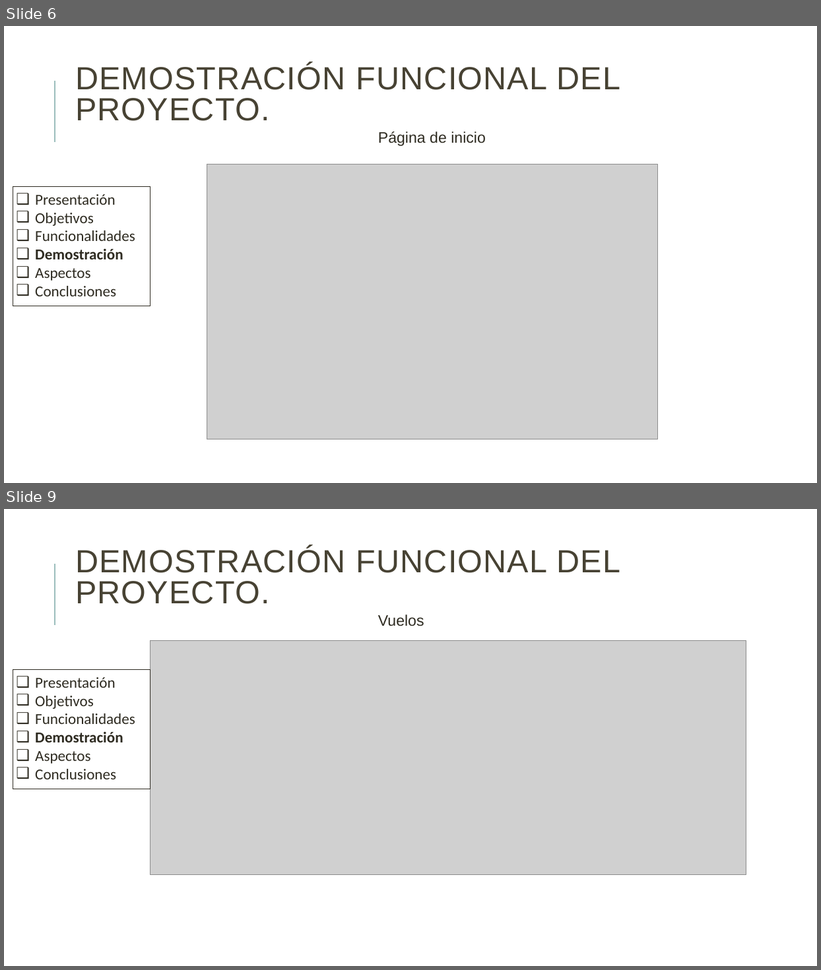
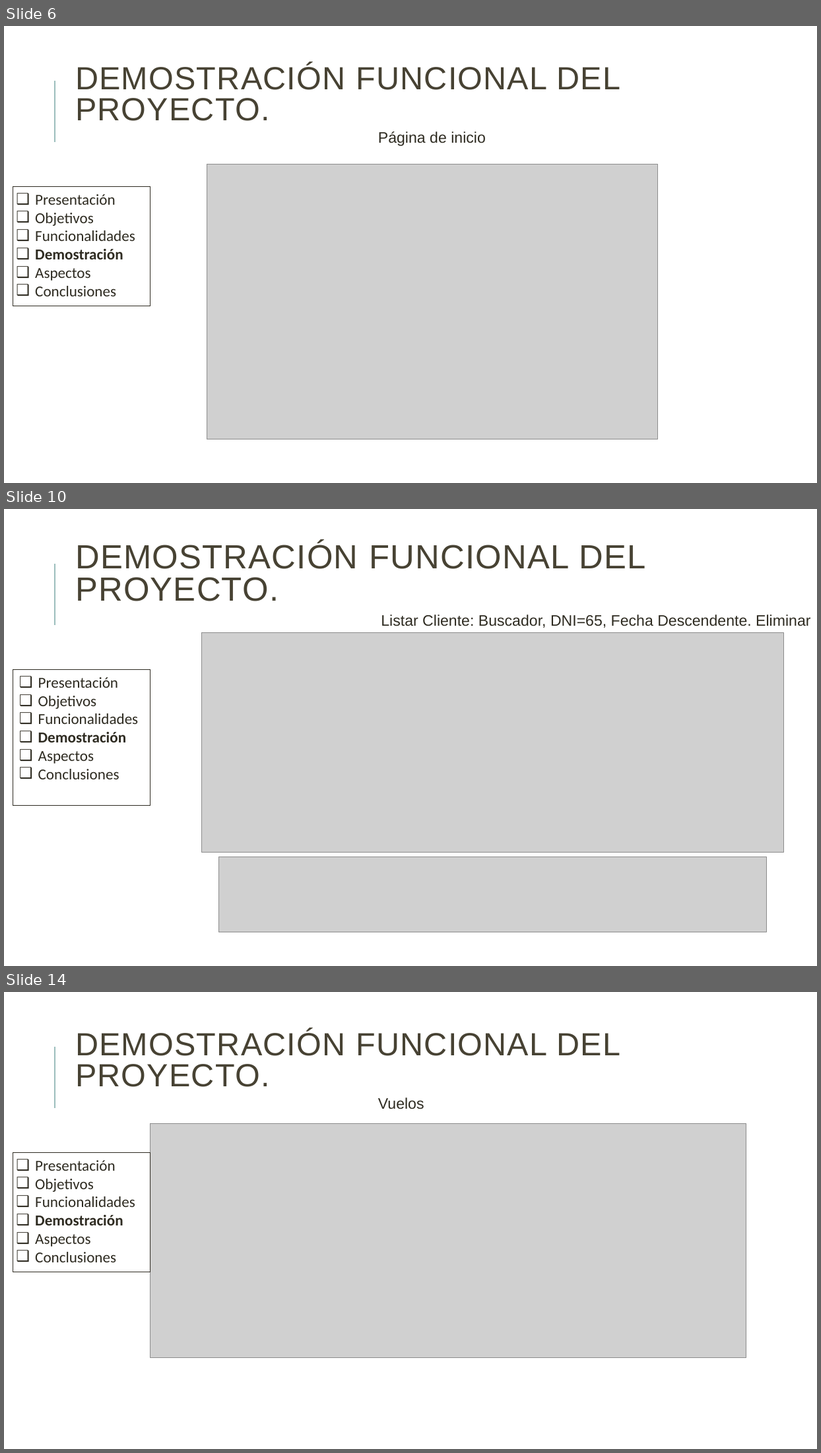
Before and after one commit to danielallhoff/M17-G4-AirDSS, a slide deck: AIRDSS.pptx. Shown one above the other, each under a label of ours: slides 6 and 9 before the commit, slides 6, 10 and 14 after it; the slides between them are not shown. The pictures are 821x970 and 821x1453 pixels, drawn with LibreOffice and Linux fonts; fonts in the diff are those of the drawing; grey boxes stand for pictures. Boxes give left, top, right and bottom in pixels: in the first picture for what was removed or moved away, otherwise in the second. Text is boxed around its words. In the diff, an @@ line names an element or a change of style, - is before the commit and + after.

Commit message:
Añadido cliente y aspectos

```diff
--- a/AIRDSS.pptx
+++ b/AIRDSS.pptx
@@ slide 10 added at <box>4,509,817,966</box>, background #FFFFFF; not listed: 1 template element that a slide beside it also shows @@
@@ title added at <box>75,542,646,601</box>, 39.6 pt, text #474233 @@
+DEMOSTRACIÓN FUNCIONAL DEL PROYECTO.
@@ text added at <box>381,615,811,628</box>, 18 pt, text #2E2B21 @@
+Listar Cliente: Buscador, DNI=65, Fecha Descendente. Eliminar
@@ picture added at <box>201,633,784,852</box> @@
@@ rectangle added at <box>13,670,151,805</box>, outline #2E2B21 0.75 pt, 18 pt, text #2E2B21 @@
+❑ Presentación
+❑ Objetivos
+❑ Funcionalidades
+❑ Demostración
+❑ Aspectos
+❑ Conclusiones
@@ picture added at <box>218,857,767,932</box> @@
@@ what was slide 9 is now slide 14 @@
```
Also in this commit, not shown: 2 slides changed, 5 other slides added.
